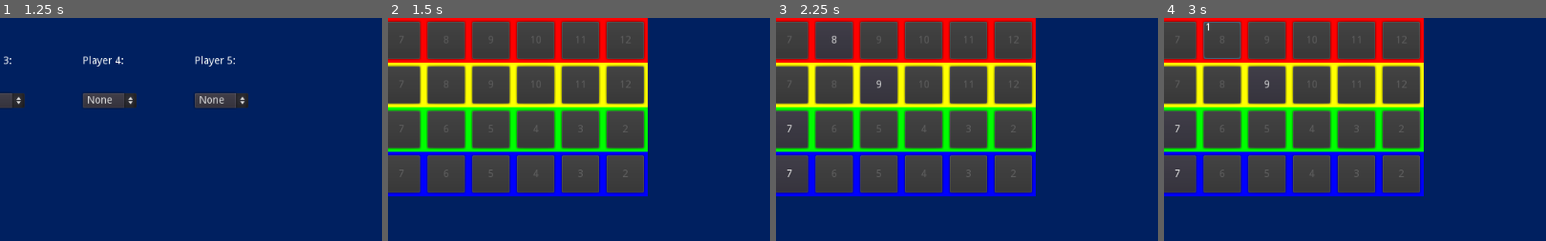
Above: before the commit, frames 1-4 (left to right).
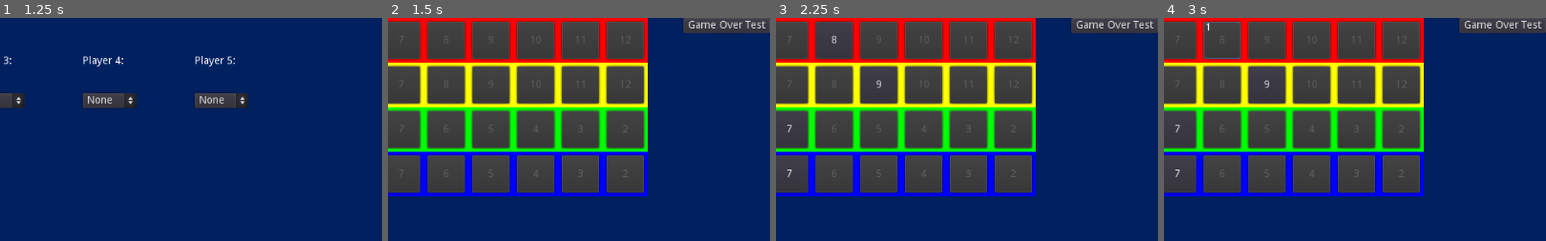
Above: after the commit, the same moments.

Repository: hamzasclone2/qwixxLike
Game: Godot game, scene res://MainMenu.tscn
The game is run twice, just before and just after one commit, with the same random seed, the same clock (stepped at 60 frames per second) and the same inputs.
Inputs:
- Up to frame 1 (1.25 s): click "Play Game" at 0.5 s
- Up to frame 2 (1.5 s): click "Start!" at 1.25 s
- Up to frame 3 (2.25 s): click "Roll!" at 2 s
- Up to frame 4 (3 s): click "8" at 2.75 s
The pictures show only the part of the screen within x 50-100%, y 0-50%; the shares and areas given below are measured in that part.

Frame 1 is identical in both runs. In frame 2, 1.6% of the frame differs, in the area x 77-100%, y 0-7%; in frame 3, 1.6%; in frame 4, 1.6%.

Commit message:
added final scores

Diff:
--- a/Game.gd
+++ b/Game.gd
@@ -14,6 +14,7 @@
 onready var rollingPlayerLabel = get_node("RollingPlayerLabel")
 onready var scoringPlayerLabel = get_node("ScoringPlayerLabel")
 onready var penaltyLabel = get_node("PenaltiesLabel")
+onready var finalScoreLabel = get_node("FinalScoreLabel")
 
 var rng = RandomNumberGenerator.new()
 
@@ -210,12 +211,6 @@
 		checkColor(possibleGreen2, "green")
 		checkColor(possibleBlue1, "blue")
 		checkColor(possibleBlue2, "blue")
-
-		checkColor(12, "red")
-		checkColor(12, "yellow")
-		checkColor(2, "green")
-		checkColor(2, "blue")
-
 
 func clearScoreSheet():
 	for i in range(4):
@@ -294,4 +289,55 @@
 		gameOver()
 
 func gameOver():
-	print("Game over!")
+	var s = "Final Score: \n"
+	var score = 0
+	var count = 0
+
+	for i in Players.players:
+		for j in range(4):
+			count = Players.playerScoreSheets[i - 1][j].count(1)
+			score += convertCountToScore(count)
+
+		score -= 5 * Players.penalties[i-1]
+		s += "Player " + str(i) + " Final Score: " + str(score) + "\n"
+		score = 0
+
+	finalScoreLabel.text = s
+	finalScoreLabel.visible = true
+
+
+
+func convertCountToScore(count):
+	var score
+	if(count == 1):
+		score = 1
+	elif(count == 2):
+		score = 3
+	elif(count == 3):
+		score = 6
+	elif(count == 4):
+		score = 10
+	elif(count == 5):
+		score = 15
+	elif(count == 6):
+		score = 21
+	elif(count == 7):
+		score = 28
+	elif(count == 8):
+		score = 36
+	elif(count == 9):
+		score = 45
+	elif(count == 10):
+		score = 55
+	elif(count == 11):
+		score = 66
+	elif(count == 12):
+		score = 78
+	else:
+		score = 0
+	return score
+
+
+
+func _on_Button_pressed():
+	gameOver()
--- a/Game.tscn
+++ b/Game.tscn
@@ -123,6 +123,32 @@
 "_edit_use_anchors_": false
 }
 
+[node name="FinalScoreLabel" type="Label" parent="."]
+visible = false
+anchor_left = 0.5
+anchor_top = 0.5
+anchor_right = 0.5
+anchor_bottom = 0.5
+margin_left = -36.5
+margin_top = -30.0
+margin_right = 36.5
+margin_bottom = -16.0
+text = "Final Score:"
+__meta__ = {
+"_edit_use_anchors_": false
+}
+
+[node name="Button" type="Button" parent="."]
+anchor_left = 1.0
+anchor_right = 1.0
+margin_left = -116.0
+margin_bottom = 20.0
+text = "Game Over Test"
+__meta__ = {
+"_edit_use_anchors_": false
+}
+
 [connection signal="button_up" from="RollButton" to="." method="_on_rollButton_button_up"]
 [connection signal="pressed" from="NextButton" to="." method="_on_NextButton_pressed"]
 [connection signal="pressed" from="PenaltyButton" to="." method="_on_PenaltyButton_pressed"]
+[connection signal="pressed" from="Button" to="." method="_on_Button_pressed"]
